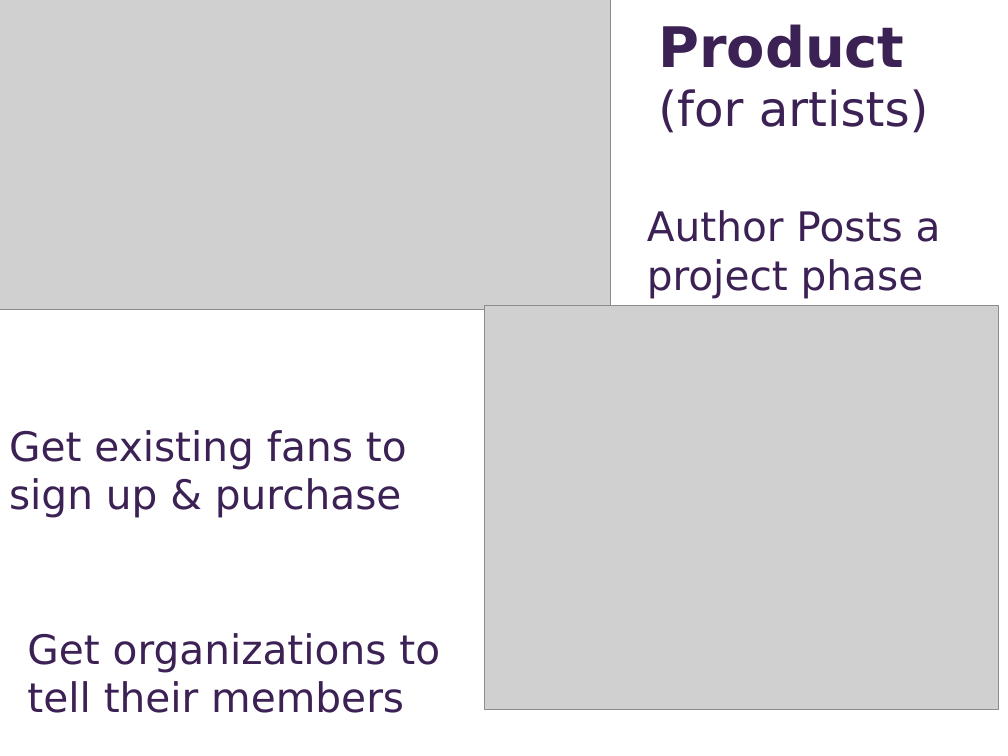
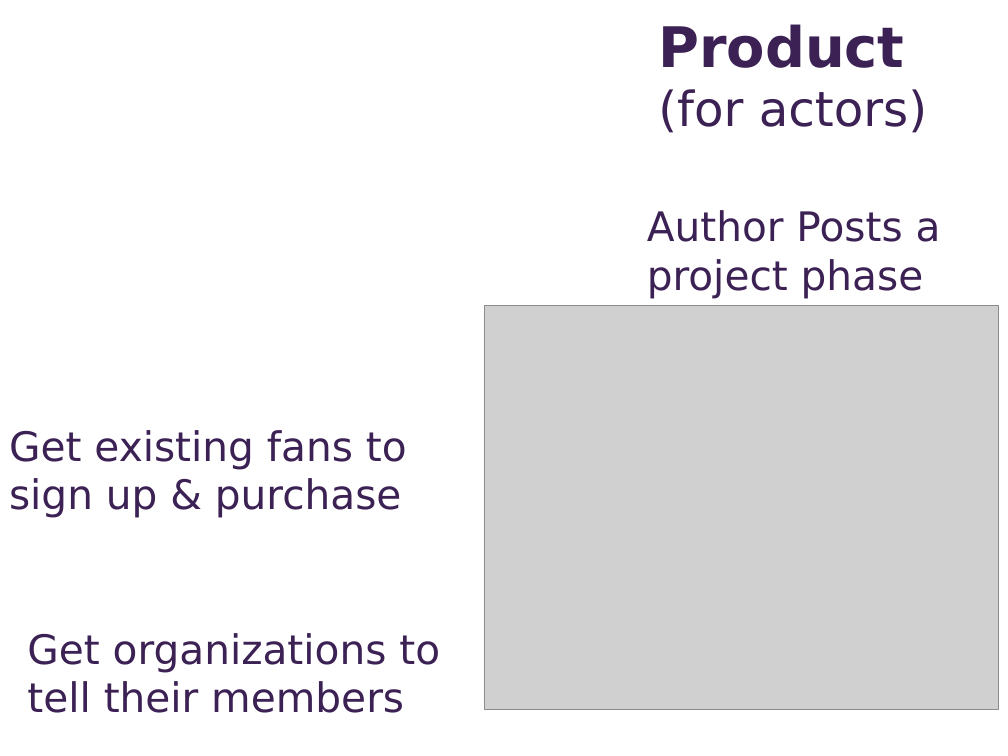
Before and after one commit to ece106/tomatocan, a slide deck: slide 4 of public/marketingSlides.pptx. Drawn at 1008x756 pixels with LibreOffice and Linux fonts; fonts in the diff are those of the drawing; grey boxes stand for pictures. Boxes give left, top, right and bottom in pixels: in the first picture for what was removed or moved away, otherwise in the second. Text is boxed around its words. In the diff, an @@ line names an element or a change of style, - is before the commit and + after.

```diff
--- a/public/marketingSlides.pptx
+++ b/public/marketingSlides.pptx
@@ picture removed at box(0, 0, 611, 310) @@
@@ text at box(658, 24, 927, 133): text changed @@
-Product (for artists)
+Product (for actors)
```
Also in this commit, not shown: 11 other slides changed, 6 other files.
